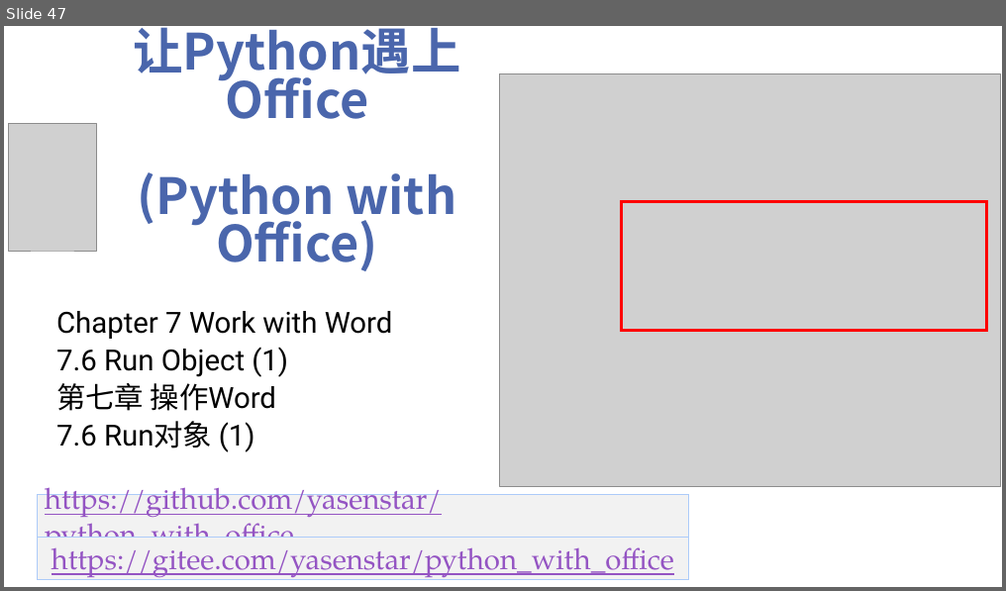
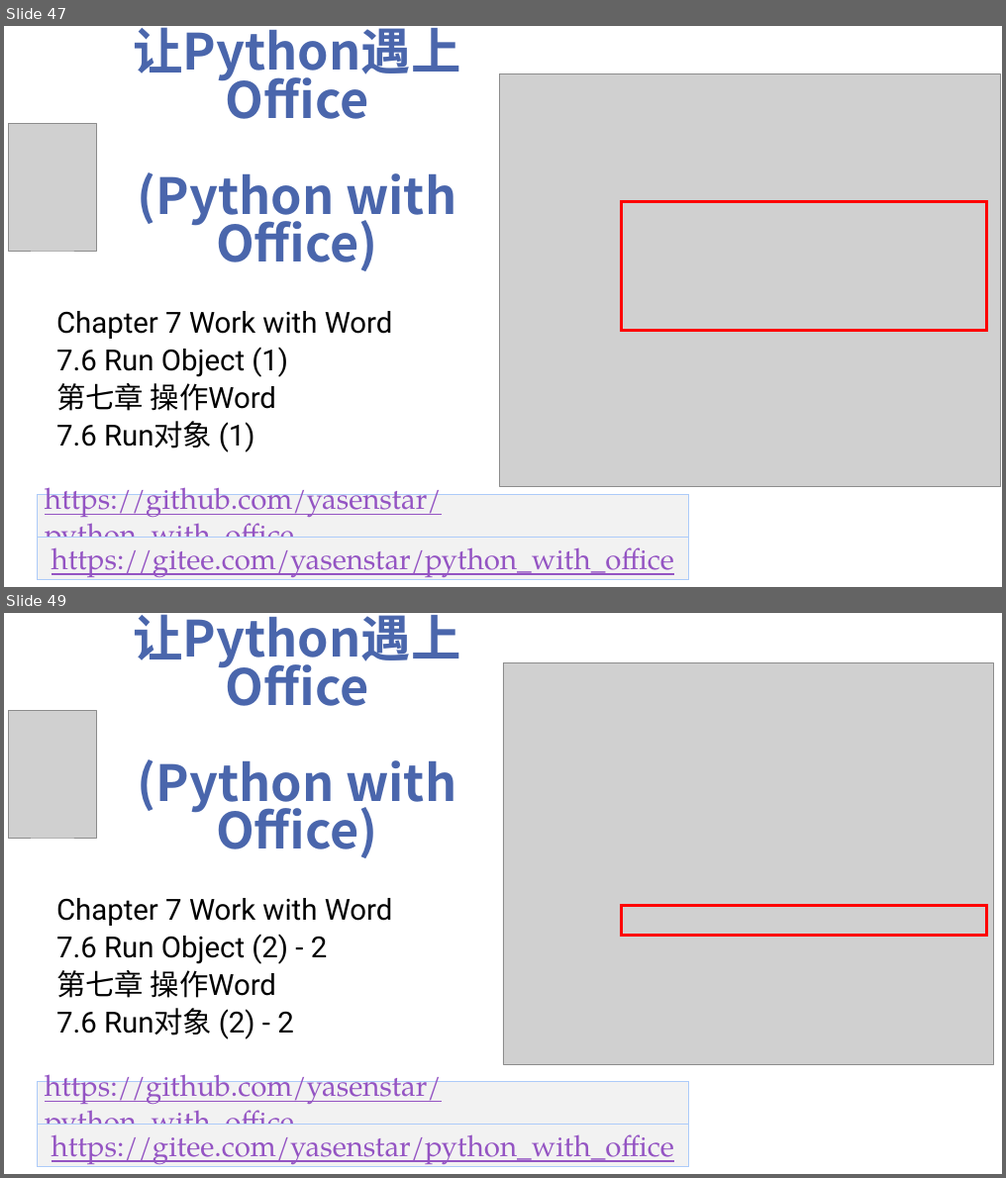
Before and after one commit to yasenstar/python_with_office, a slide deck: Python-with-Office-Video_Covers.pptx. Shown one above the other, each under a label of ours: slide 47 before the commit, slides 47 and 49 after it; the slides between them are not shown. The pictures are 1006x591 and 1006x1178 pixels, drawn with LibreOffice and Linux fonts; fonts in the diff are those of the drawing; grey boxes stand for pictures; background and template pictures are left out. Boxes give left, top, right and bottom in pixels: in the first picture for what was removed or moved away, otherwise in the second. Text is boxed around its words. In the diff, an @@ line names an element or a change of style, - is before the commit and + after.

```diff
--- a/Python-with-Office-Video_Covers.pptx
+++ b/Python-with-Office-Video_Covers.pptx
@@ slide 49 added at (4, 613, 1002, 1174), background picture (left out) @@
@@ title added at (133, 614, 460, 859), 48 pt, text #4A66AC, bold @@
+让Python遇上Office
+(Python with Office)
@@ picture added at (503, 663, 993, 1065) @@
@@ picture added at (9, 710, 96, 838) @@
@@ subtitle added at (56, 898, 393, 1040), 28 pt, text #000000 @@
+Chapter 7 Work with Word
+7.6 Run Object (2) - 2
+第七章 操作Word
+7.6 Run对象 (2) - 2
@@ rectangle added at (621, 906, 986, 935), outline #FF0000 3 pt @@
@@ rectangle added at (37, 1081, 688, 1124), fill #F2F2F2, outline #ACCBF9 0.75 pt, 28 pt, text #9454C3, underline @@
+https://github.com/yasenstar/python_with_office
@@ rectangle added at (37, 1124, 688, 1167), fill #F2F2F2, outline #ACCBF9 0.75 pt, 28 pt, text #9454C3, underline @@
+https://gitee.com/yasenstar/python_with_office
```
Also in this commit, not shown: 1 slide changed, 1 other slide added, 2 other files.
